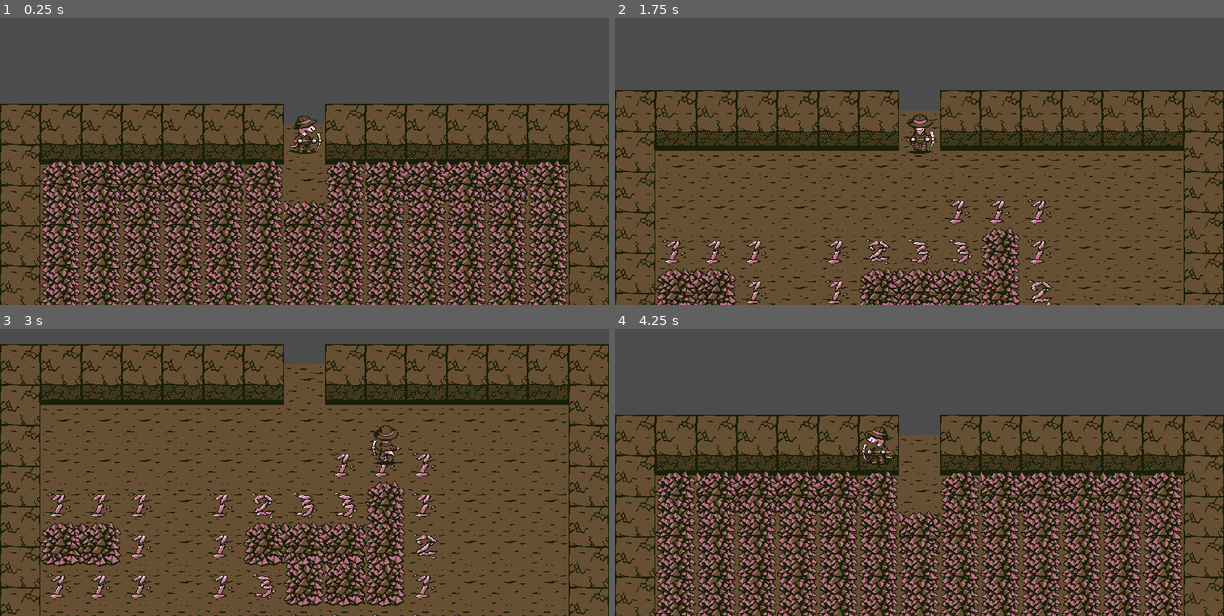
Above: before the commit, frames 1-4 (two rows, left to right).
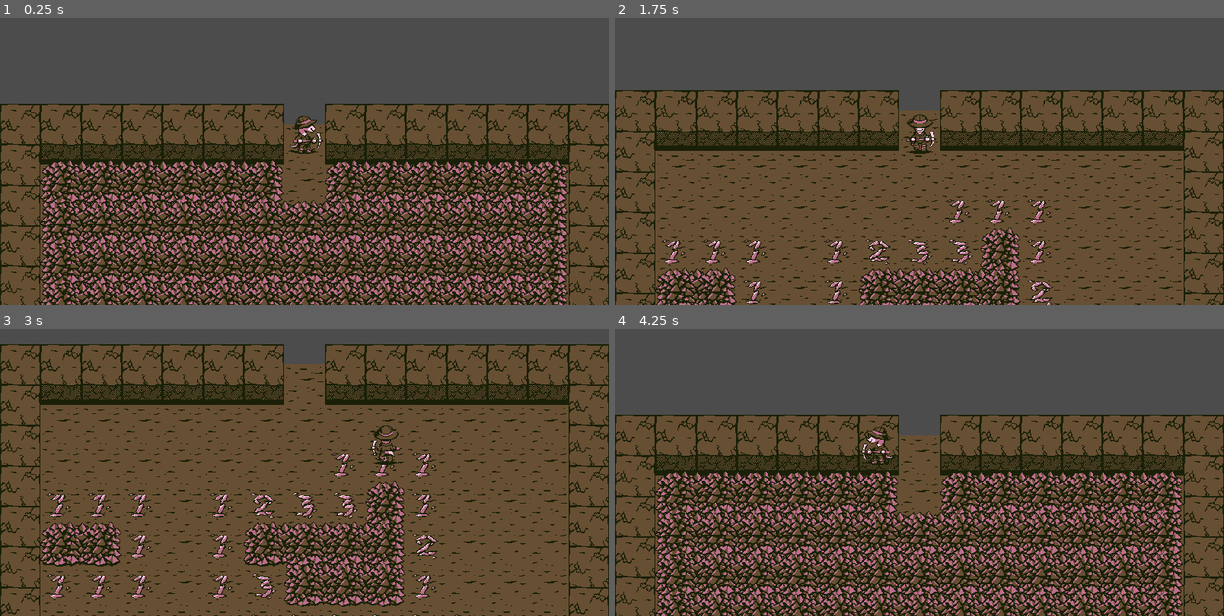
Above: after the commit, the same moments.

Repository: sporktank/gwj45-underground
Game: Godot game, scene res://game.tscn
Two runs of this game, one before a commit and one after it. Both use one fixed random seed, a clock stepped at 60 frames per second and the inputs below.
Inputs (mouse positions are in pixels of both pictures, inside the frame that each line leads up to):
- Up to frame 1 (0.25 s): no input
- Up to frame 2 (1.75 s): tap Enter at 0.5 s; move the mouse to (1053, 118) at 0.52 s; hold Right (right) 0.53-1.28 s; tap Space (attack) at 0.6, 1.25, 1.55 s; click (1053, 118) at 0.8 s; move the mouse to (797, 150) at 1.27 s; hold Down (down) from 1.28 s (still down); click (797, 150) at 1.35 s
- Up to frame 3 (3 s): move the mouse to (365, 369) at 2.02 s; release Down (down) at 2.03 s; hold Right (right) 2.03-2.78 s; tap Space (attack) at 2.1 s; click (365, 369) at 2.3 s; move the mouse to (274, 512) at 2.77 s; hold Up (up) from 2.78 s (still down); click (274, 512) at 2.85 s
- Up to frame 4 (4.25 s): tap Space (attack) at 3.05 s; tap Enter at 3.5 s; move the mouse to (1102, 495) at 3.52 s; release Up (up) at 3.53 s; hold Left (left) from 3.53 s (still down); tap R at 3.6 s; click (1102, 495) at 3.8 s

The runs differ from the first frame. In frame 1, 12% of the frame differs, in the area x 6-94%, y 50-100%; in frame 2, 0.4%; in frame 3, 0.6%; in frame 4, 12%.

Commit message:
Testing using mouse for attack.

Diff:
--- a/lizard.gd
+++ b/lizard.gd
@@ -8,6 +8,8 @@
 var direction := Vector2.RIGHT
 var input_dir := Vector2.ZERO
 var grid_position := Vector2.ZERO
+var selector_grid_position: Vector2
+var attack_position: Vector2
 
 onready var debug_label := $Debug
 onready var walk_tween := $WalkTween
@@ -16,9 +18,12 @@
 onready var raycast_right := $RayCasts/Right
 onready var raycast_up := $RayCasts/Up
 onready var raycast_down := $RayCasts/Down
+onready var selector := $Selector
 
 
 func _ready() -> void:
+	selector.set_as_toplevel(true)
+
 	_update_grid_position()
 	_update_anim()
 
@@ -36,16 +41,25 @@
 	if state == Enums.LIZARD_STATE.IDLE:
 		_check_for_state_change()
 
+	_update_selector()
+
 	_update_debug_label()
 
 
 func _update_debug_label() -> void:
-	debug_label.text = "state=%s\ndirection=%s\nraycasts(lrud)=%s%s%s%s\ngrid=%s" % [
+	debug_label.text = "state=%s\ndirection=%s\nraycasts(lrud)=%s%s%s%s\ngrid=%s\nselector=%s" % [
 		state, direction,
 		int(raycast_left.is_colliding()), int(raycast_right.is_colliding()),
 		int(raycast_up.is_colliding()), int(raycast_down.is_colliding()),
-		grid_position
+		grid_position, selector_grid_position
 	]
+
+
+func _update_selector() -> void:
+	selector.global_position = ((get_global_mouse_position() - Vector2(32, 48)) / Global.BLOCK_SIZE).round() * Global.BLOCK_SIZE + Vector2(0, 16) + Vector2(32, 32)
+	selector_grid_position = ((selector.position - Vector2(0, 16) - Vector2(32, 32)) / Global.BLOCK_SIZE).round()
+	var dist := grid_position.distance_to(selector_grid_position)
+	selector.visible = 0 < dist and dist <= 1.5
 
 
 func _update_grid_position() -> void:
@@ -79,8 +93,18 @@
 			return
 
 	if Input.is_action_just_pressed("attack"):
+		attack_position = grid_position + direction
 		_attack()
 		return
+
+	if Input.is_action_just_pressed("mouse_attack"):
+		if selector.visible:
+			direction = (selector_grid_position - grid_position)
+			if direction.length() > 1:
+				direction.y = 0.0
+			attack_position = selector_grid_position
+			_attack()
+			return
 
 	_idle()
 
@@ -144,7 +168,7 @@
 
 func _on_AnimatedSprite_frame_changed() -> void:
 	if state == Enums.LIZARD_STATE.ATTACK and anim.frame == 2: # ?!?!
-		Events.emit_signal("lizard_attacked", self, int(grid_position.x + direction.x), int(grid_position.y + direction.y))
+		Events.emit_signal("lizard_attacked", self, int(attack_position.x), int(attack_position.y))
 
 
 func _on_WalkTween_tween_all_completed() -> void:
--- a/lizard.tscn
+++ b/lizard.tscn
@@ -1,5 +1,6 @@
-[gd_scene load_steps=40 format=2]
+[gd_scene load_steps=43 format=2]
 
+[ext_resource path="res://sprites/selector.png" type="Texture" id=1]
 [ext_resource path="res://sprites/lizard/lizard_run_front_0003.png" type="Texture" id=2]
 [ext_resource path="res://sprites/lizard/lizard_run_front_0006.png" type="Texture" id=3]
 [ext_resource path="res://sprites/lizard/lizard_run_front_0004.png" type="Texture" id=4]
@@ -89,6 +90,38 @@
 [sub_resource type="RectangleShape2D" id=2]
 extents = Vector2( 31, 31 )
 
+[sub_resource type="Animation" id=3]
+length = 0.001
+tracks/0/type = "value"
+tracks/0/path = NodePath(".:scale")
+tracks/0/interp = 1
+tracks/0/loop_wrap = true
+tracks/0/imported = false
+tracks/0/enabled = true
+tracks/0/keys = {
+"times": PoolRealArray( 0 ),
+"transitions": PoolRealArray( 1 ),
+"update": 0,
+"values": [ Vector2( 1, 1 ) ]
+}
+
+[sub_resource type="Animation" id=4]
+resource_name = "pulse"
+length = 4.0
+loop = true
+tracks/0/type = "value"
+tracks/0/path = NodePath(".:scale")
+tracks/0/interp = 1
+tracks/0/loop_wrap = true
+tracks/0/imported = false
+tracks/0/enabled = true
+tracks/0/keys = {
+"times": PoolRealArray( 0, 1, 2, 3, 4 ),
+"transitions": PoolRealArray( 1, 1, 1, 1, 1 ),
+"update": 0,
+"values": [ Vector2( 1, 1 ), Vector2( 1.2, 1.2 ), Vector2( 1, 1 ), Vector2( 0.833, 0.833 ), Vector2( 1, 1 ) ]
+}
+
 [node name="Lizard" type="Area2D"]
 script = ExtResource( 28 )
 
@@ -134,6 +167,16 @@
 enabled = true
 cast_to = Vector2( -64, 0 )
 
+[node name="Selector" type="Sprite" parent="."]
+position = Vector2( 96, 32 )
+texture = ExtResource( 1 )
+
+[node name="AnimationPlayer" type="AnimationPlayer" parent="Selector"]
+autoplay = "pulse"
+playback_speed = 5.0
+anims/RESET = SubResource( 3 )
+anims/pulse = SubResource( 4 )
+
 [connection signal="tween_all_completed" from="WalkTween" to="." method="_on_WalkTween_tween_all_completed"]
 [connection signal="animation_finished" from="AnimatedSprite" to="." method="_on_AnimatedSprite_animation_finished"]
 [connection signal="frame_changed" from="AnimatedSprite" to="." method="_on_AnimatedSprite_frame_changed"]
--- a/mine.tscn
+++ b/mine.tscn
@@ -574,7 +574,7 @@
 0/region = Rect2( 0, 0, 768, 352 )
 0/tile_mode = 1
 0/autotile/bitmask_mode = 1
-0/autotile/bitmask_flags = [ Vector2( 0, 0 ), 144, Vector2( 0, 1 ), 146, Vector2( 0, 2 ), 18, Vector2( 0, 3 ), 16, Vector2( 1, 3 ), 48, Vector2( 2, 3 ), 56, Vector2( 3, 3 ), 24 ]
+0/autotile/bitmask_flags = [ Vector2( 0, 0 ), 144, Vector2( 0, 1 ), 146, Vector2( 0, 2 ), 18, Vector2( 0, 3 ), 16, Vector2( 1, 0 ), 176, Vector2( 1, 1 ), 178, Vector2( 1, 2 ), 50, Vector2( 1, 3 ), 48, Vector2( 2, 0 ), 184, Vector2( 2, 1 ), 186, Vector2( 2, 2 ), 58, Vector2( 2, 3 ), 56, Vector2( 3, 0 ), 152, Vector2( 3, 1 ), 154, Vector2( 3, 2 ), 26, Vector2( 3, 3 ), 24 ]
 0/autotile/icon_coordinate = Vector2( 0, 3 )
 0/autotile/tile_size = Vector2( 64, 88 )
 0/autotile/spacing = 0
@@ -650,7 +650,7 @@
 position = Vector2( 0, 24 )
 tile_set = SubResource( 17 )
 format = 1
-tile_data = PoolIntArray( 131080, 0, 0, 131085, 0, 196608, 196610, 0, 196609, 196611, 0, 196611, 196616, 0, 65536, 262152, 0, 65536, 262154, 0, 196608, 262155, 0, 196608, 327688, 0, 131072, 327690, 0, 196608, 327691, 0, 196608, 393220, 0, 196608 )
+tile_data = PoolIntArray( 131080, 0, 0, 131085, 0, 196608, 196610, 0, 1, 196611, 0, 196610, 196612, 0, 2, 196613, 0, 196610, 196614, 0, 3, 196616, 0, 65536, 262146, 0, 65536, 262148, 0, 65536, 262150, 0, 65536, 262152, 0, 65536, 262154, 0, 196608, 262155, 0, 196608, 327682, 0, 65537, 327683, 0, 196610, 327684, 0, 65538, 327685, 0, 196610, 327686, 0, 65539, 327688, 0, 131073, 327689, 0, 196610, 327690, 0, 196608, 327691, 0, 196608, 393218, 0, 65536, 393220, 0, 65536, 393222, 0, 65536, 393226, 0, 131072, 458754, 0, 131073, 458755, 0, 196610, 458756, 0, 131074, 458757, 0, 196610, 458758, 0, 131075 )
 
 [node name="RocksBackup" type="TileMap" parent="YSort"]
 visible = false
--- a/project.godot
+++ b/project.godot
@@ -120,6 +120,16 @@
 "events": [ Object(InputEventKey,"resource_local_to_scene":false,"resource_name":"","device":0,"alt":false,"shift":false,"control":false,"meta":false,"command":false,"pressed":false,"scancode":32,"physical_scancode":0,"unicode":0,"echo":false,"script":null)
  ]
 }
+flag={
+"deadzone": 0.5,
+"events": [ Object(InputEventKey,"resource_local_to_scene":false,"resource_name":"","device":0,"alt":false,"shift":false,"control":false,"meta":false,"command":false,"pressed":false,"scancode":16777237,"physical_scancode":0,"unicode":0,"echo":false,"script":null)
+ ]
+}
+mouse_attack={
+"deadzone": 0.5,
+"events": [ Object(InputEventMouseButton,"resource_local_to_scene":false,"resource_name":"","device":0,"alt":false,"shift":false,"control":false,"meta":false,"command":false,"button_mask":0,"position":Vector2( 0, 0 ),"global_position":Vector2( 0, 0 ),"factor":1.0,"button_index":1,"pressed":false,"doubleclick":false,"script":null)
+ ]
+}
 
 [rendering]
 
Binary file changed: blocks/rocks-full.png
Binary file added: sprites/selector.png
Not shown, added: sprites/selector.png.import
